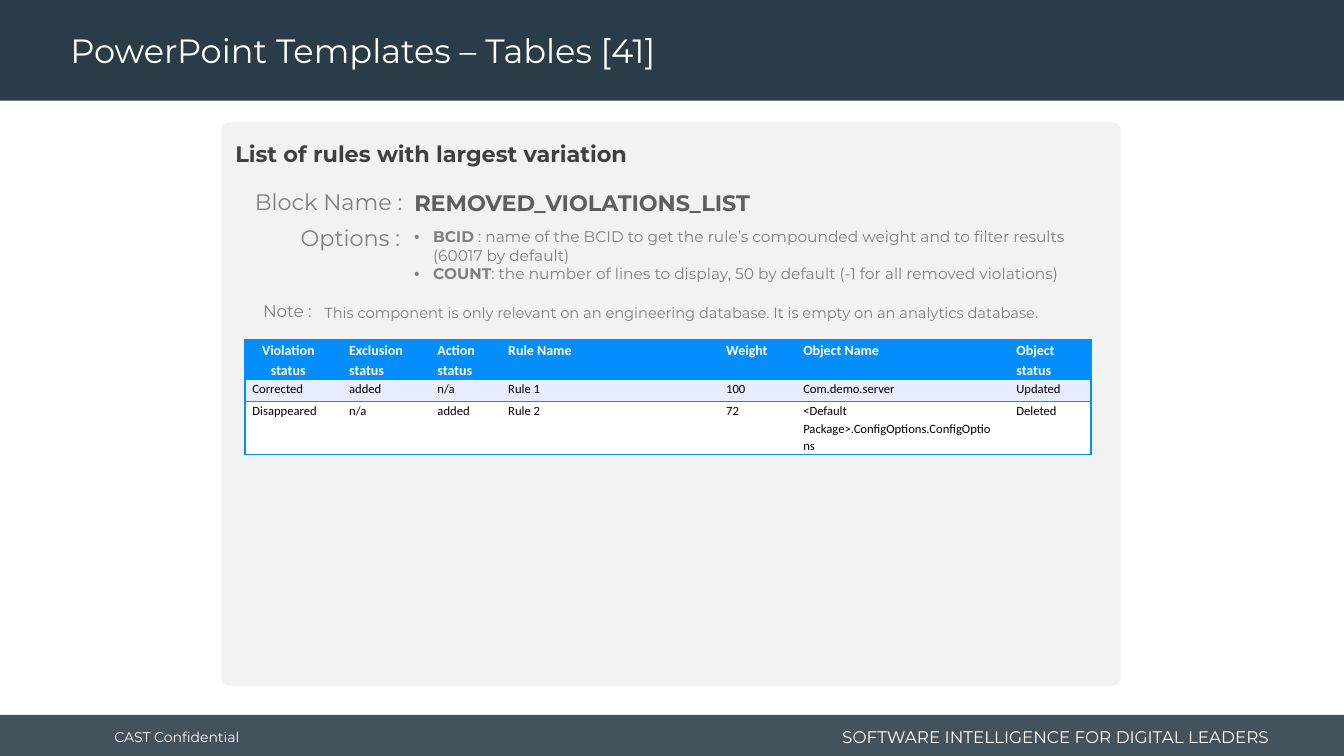
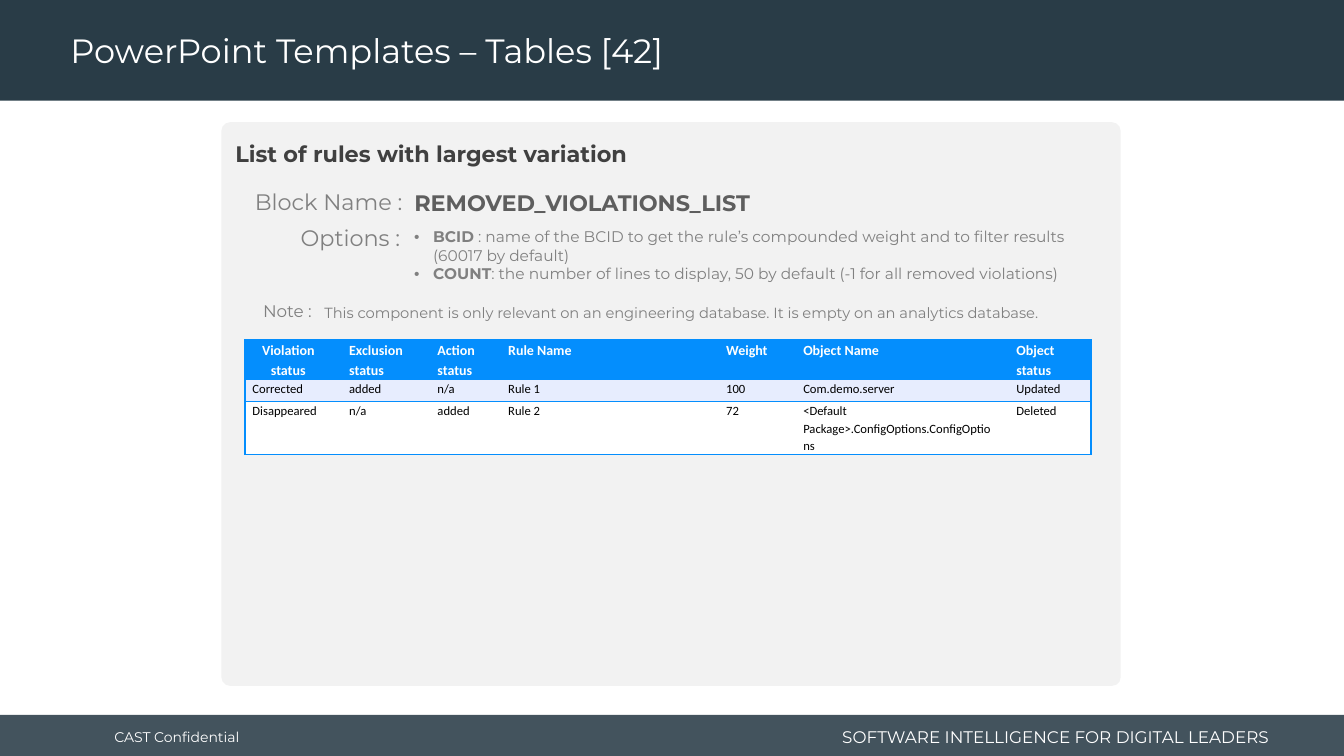
Before and after one commit to CAST-projects/ReportGenerator, a slide deck: slide 74 of CastReporting.Reporting/TemplatesFiles/1- Powerpoint-components-library.pptx. Drawn at 1344x756 pixels with LibreOffice and Linux fonts; fonts in the diff are those of the drawing; background and template pictures are left out. Boxes give left, top, right and bottom in pixels: in the first picture for what was removed or moved away, otherwise in the second. Text is boxed around its words. In the diff, an @@ line names an element or a change of style, - is before the commit and + after.

Commit message:
REPORTGEN-516 : update library templates

```diff
--- a/CastReporting.Reporting/TemplatesFiles/1- Powerpoint-components-library.pptx
+++ b/CastReporting.Reporting/TemplatesFiles/1- Powerpoint-components-library.pptx
@@ title at box(70, 38, 663, 70): text changed @@
-PowerPoint Templates – Tables [41]
+PowerPoint Templates – Tables [42]
```
Also in this commit, not shown: 1 other slide changed, 1 slide added, 2 other files.
